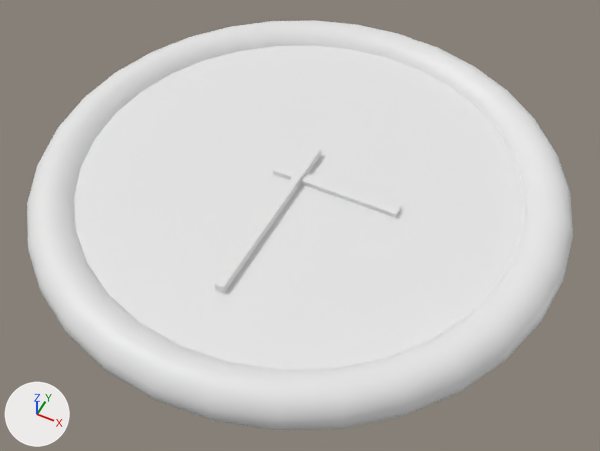
A saved change to the Blender file Assets/Models/BlenderProject.blend.
Before and after are seen from a 50 mm lens placed at (2.16, -4.31, 4.9), pointed at (0.11, -0.22, -0.22). Every picture has the same lights, and +X, +Y and +Z are marked at lower left. The same objects are shown in both versions, whatever each file hides.

In view in the first picture: 'Clock', 'HandLong', 'HandShort'.
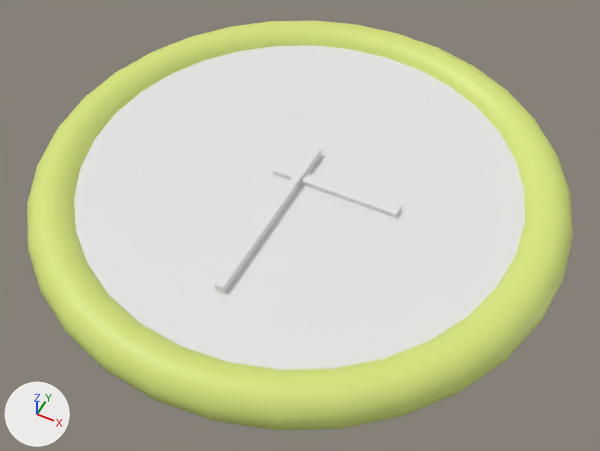
The edits, one by one:
Material 'Rim' (mat_rim) is new.
Its base color is (0.702, 0.8, 0.206) (yellow #dae77d).
Material 'Face' (mat_face) is new.
Its base color is (0.8, 0.8, 0.8) (white #e7e7e7).
me_torus_003 has 536 vertices, 526 faces and spans x -2.2..2.2, y -2.2..2.2, z -0.2..0.2.
me_torus_003 is used by ob_clock; location (0.0, 0.0, 0.0).
me_torus_003 part 1: 524 of the faces centred in x -2.17..2.17, y -2.17..2.17, z -0.19..0.19 switch from no material to mat_rim (yellow #dae77d).
me_torus_003 now uses material mat_face (white #e7e7e7).

Pixel boxes (x1, y1, x2, y2) of what changed, in the pictures (600 x 451 px):
part 1 of me_torus_003, recoloured (white to yellow): (27, 20, 573, 430) in both
